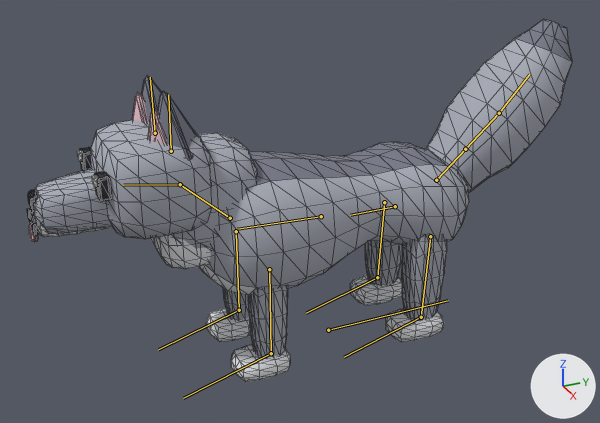
A saved change to the glTF model WolfPets/model/wolf.glb.
Rendered twice from a 50 mm lens placed at (3.2, -1.6, 2.29), pointed at (-0.13, -0.1, 0.62). The lights are fixed; the arrows at lower right show +X, +Y and +Z. The older version comes first. The bones that bend it are drawn over the model as lines. Mesh edges are drawn as thin lines.

The first picture shows 'Wolf'.
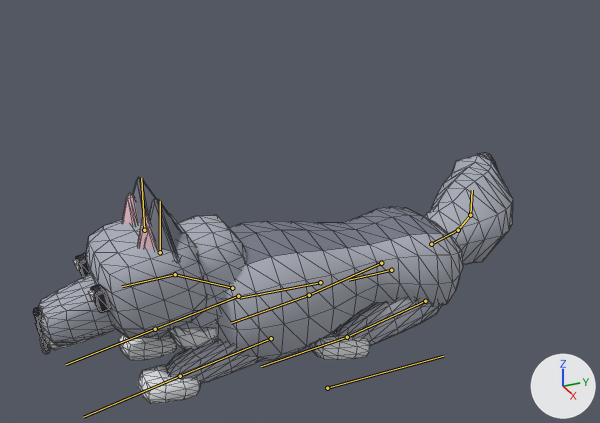
The newer file adds an action. The first version stands in its rest pose; the second is drawn at frame 23 of the action 'wolf_lie'.

Where the change shows, as pixel boxes (x1, y1, x2, y2) in the pictures (600 x 423 px):
```json
{"object": "Wolf", "change": "posed", "before": [27, 19, 573, 382], "after": [33, 152, 513, 404], "on screen": "12% narrower, 30% shorter"}
{"bone": "root", "before": "(328, 330) to (448, 300)", "after": "(327, 388) to (443, 356)"}
{"bone": "foreleg_L", "before": "(269, 269) to (271, 353)", "after": "(271, 338) to (180, 376)"}
{"bone": "forepaw_L", "before": "(271, 353) to (183, 398)", "after": "(180, 376) to (83, 417)"}
{"bone": "foreleg_R", "before": "(236, 231) to (239, 310)", "after": "(238, 296) to (155, 329)"}
{"bone": "forepaw_R", "before": "(239, 310) to (158, 349)", "after": "(155, 329) to (66, 364)"}
{"bone": "neck", "before": "(230, 218) to (180, 184)", "after": "(232, 288) to (175, 274)"}
{"bone": "head", "before": "(180, 184) to (123, 185)", "after": "(175, 274) to (122, 286)"}
{"bone": "ear_L", "before": "(171, 151) to (168, 94)", "after": "(160, 252) to (160, 201)"}
{"bone": "ear_R", "before": "(155, 133) to (150, 77)", "after": "(144, 230) to (141, 178)"}
{"bone": "hindleg_L", "before": "(430, 236) to (421, 317)", "after": "(425, 301) to (347, 337)"}
{"bone": "hindpaw_L", "before": "(421, 317) to (344, 357)", "after": "(347, 337) to (261, 366)"}
{"bone": "hindleg_R", "before": "(384, 202) to (377, 277)", "after": "(381, 263) to (309, 295)"}
{"bone": "hindpaw_R", "before": "(377, 277) to (306, 313)", "after": "(309, 295) to (231, 323)"}
{"bone": "tail_1", "before": "(436, 180) to (465, 149)", "after": "(431, 244) to (458, 230)"}
{"bone": "tail_2", "before": "(465, 149) to (499, 113)", "after": "(458, 230) to (470, 215)"}
{"bone": "tail_3", "before": "(499, 113) to (529, 74)", "after": "(470, 215) to (472, 190)"}
```

Scene script edits in JSON lines:
```json
{"block": "bone_root", "where": "bone_root = bpy.data.objects['WolfRig'].pose.bones['root']"}
{"op": "set", "path": "bone_root.location", "old": "(0.0, 0.0, 0.0)", "new": "(0.0, 0.0, -0.355)"}
{"block": "bone_foreleg_l", "where": "bone_foreleg_l = bpy.data.objects['WolfRig'].pose.bones['foreleg_L']  # child of 'chest'"}
{"op": "set", "path": "bone_foreleg_l.rotation_quaternion", "old": "(1.0, 0.0, 0.0, 0.0)", "new": "(0.766, -0.643, 0.0, 0.0)", "note": "degrees (0, 0, 0) -> degrees (-80, 0, 0)"}
{"block": "bone_forepaw_l", "where": "bone_forepaw_l = bpy.data.objects['WolfRig'].pose.bones['forepaw_L']  # child of 'foreleg_L'"}
{"op": "set", "path": "bone_forepaw_l.rotation_quaternion", "old": "(1.0, 0.0, 0.0, 0.0)", "new": "(0.793, 0.609, 0.0, 0.0)", "note": "degrees (0, 0, 0) -> degrees (75, 0, 0)"}
{"block": "bone_foreleg_r", "where": "bone_foreleg_r = bpy.data.objects['WolfRig'].pose.bones['foreleg_R']  # child of 'chest'"}
{"op": "set", "path": "bone_foreleg_r.rotation_quaternion", "old": "(1.0, 0.0, 0.0, 0.0)", "new": "(0.766, -0.643, 0.0, 0.0)", "note": "degrees (0, 0, 0) -> degrees (-80, 0, 0)"}
{"block": "bone_forepaw_r", "where": "bone_forepaw_r = bpy.data.objects['WolfRig'].pose.bones['forepaw_R']  # child of 'foreleg_R'"}
{"op": "set", "path": "bone_forepaw_r.rotation_quaternion", "old": "(1.0, 0.0, 0.0, 0.0)", "new": "(0.793, 0.609, 0.0, 0.0)", "note": "degrees (0, 0, 0) -> degrees (75, 0, 0)"}
{"block": "bone_neck", "where": "bone_neck = bpy.data.objects['WolfRig'].pose.bones['neck']  # child of 'chest'"}
{"op": "set", "path": "bone_neck.rotation_quaternion", "old": "(1.0, 0.0, 0.0, 0.0)", "new": "(0.99, 0.139, 0.0, 0.0)", "note": "degrees (0, 0, 0) -> degrees (16, 0, 0)"}
{"block": "bone_head", "where": "bone_head = bpy.data.objects['WolfRig'].pose.bones['head']  # child of 'neck'"}
{"op": "set", "path": "bone_head.rotation_quaternion", "old": "(1.0, 0.0, 0.0, 0.0)", "new": "(0.998, -0.061, 0.001, -0.009)", "note": "degrees (0, 0, 0) -> degrees (-7, 0, -1)"}
{"block": "bone_ear_l", "where": "bone_ear_l = bpy.data.objects['WolfRig'].pose.bones['ear_L']  # child of 'head'"}
{"op": "set", "path": "bone_ear_l.rotation_quaternion", "old": "(1.0, 0.0, 0.0, 0.0)", "new": "(0.995, -0.104, -0.008, 0.008)", "note": "degrees (0, 0, 0) -> degrees (-12, -1, 1)"}
{"block": "bone_ear_r", "where": "bone_ear_r = bpy.data.objects['WolfRig'].pose.bones['ear_R']  # child of 'head'"}
{"op": "set", "path": "bone_ear_r.rotation_quaternion", "old": "(1.0, 0.0, 0.0, 0.0)", "new": "(0.995, -0.104, 0.008, -0.008)", "note": "degrees (0, 0, 0) -> degrees (-12, 1, -1)"}
{"block": "bone_hindleg_l", "where": "bone_hindleg_l = bpy.data.objects['WolfRig'].pose.bones['hindleg_L']  # child of 'hips'"}
{"op": "set", "path": "bone_hindleg_l.rotation_quaternion", "old": "(1.0, 0.0, 0.0, 0.0)", "new": "(-0.79, 0.606, -0.071, 0.05)", "note": "degrees (0, 0, 0) -> degrees (-75, 3, -10)"}
{"block": "bone_hindpaw_l", "where": "bone_hindpaw_l = bpy.data.objects['WolfRig'].pose.bones['hindpaw_L']  # child of 'hindleg_L'"}
{"op": "set", "path": "bone_hindpaw_l.rotation_quaternion", "old": "(1.0, 0.0, 0.0, 0.0)", "new": "(0.839, 0.545, 0.0, 0.0)", "note": "degrees (0, 0, 0) -> degrees (66, 0, 0)"}
{"block": "bone_hindleg_r", "where": "bone_hindleg_r = bpy.data.objects['WolfRig'].pose.bones['hindleg_R']  # child of 'hips'"}
{"op": "set", "path": "bone_hindleg_r.rotation_quaternion", "old": "(1.0, 0.0, 0.0, 0.0)", "new": "(0.79, -0.606, -0.071, 0.05)", "note": "degrees (0, 0, 0) -> degrees (-75, -3, 10)"}
{"block": "bone_hindpaw_r", "where": "bone_hindpaw_r = bpy.data.objects['WolfRig'].pose.bones['hindpaw_R']  # child of 'hindleg_R'"}
{"op": "set", "path": "bone_hindpaw_r.rotation_quaternion", "old": "(1.0, 0.0, 0.0, 0.0)", "new": "(0.839, 0.545, 0.0, 0.0)", "note": "degrees (0, 0, 0) -> degrees (66, 0, 0)"}
{"block": "bone_tail_1", "where": "bone_tail_1 = bpy.data.objects['WolfRig'].pose.bones['tail_1']  # child of 'hips'"}
{"op": "set", "path": "bone_tail_1.rotation_quaternion", "old": "(1.0, 0.0, 0.0, 0.0)", "new": "(-0.921, 0.335, -0.173, -0.095)", "note": "degrees (0, 0, 0) -> degrees (-39, 22, 4)"}
{"block": "bone_tail_2", "where": "bone_tail_2 = bpy.data.objects['WolfRig'].pose.bones['tail_2']  # child of 'tail_1'"}
{"op": "set", "path": "bone_tail_2.rotation_quaternion", "old": "(1.0, 0.0, 0.0, 0.0)", "new": "(0.961, -0.135, 0.185, 0.157)", "note": "degrees (0, 0, 0) -> degrees (-13, 23, 16)"}
{"block": "bone_tail_3", "where": "bone_tail_3 = bpy.data.objects['WolfRig'].pose.bones['tail_3']  # child of 'tail_2'"}
{"op": "set", "path": "bone_tail_3.rotation_quaternion", "old": "(1.0, 0.0, 0.0, 0.0)", "new": "(0.963, -0.05, 0.205, 0.169)", "note": "degrees (0, 0, 0) -> degrees (-2, 24, 20)"}
```
